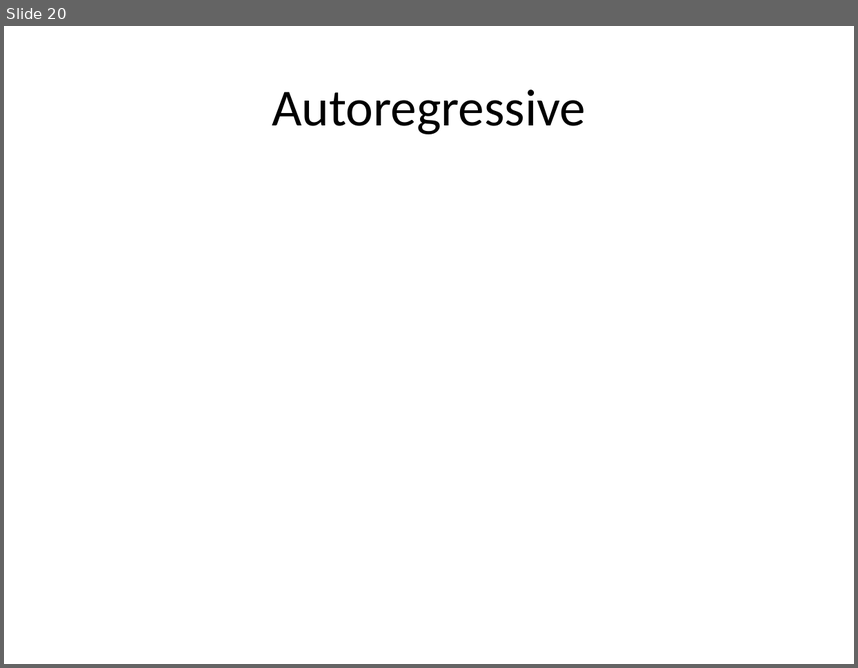
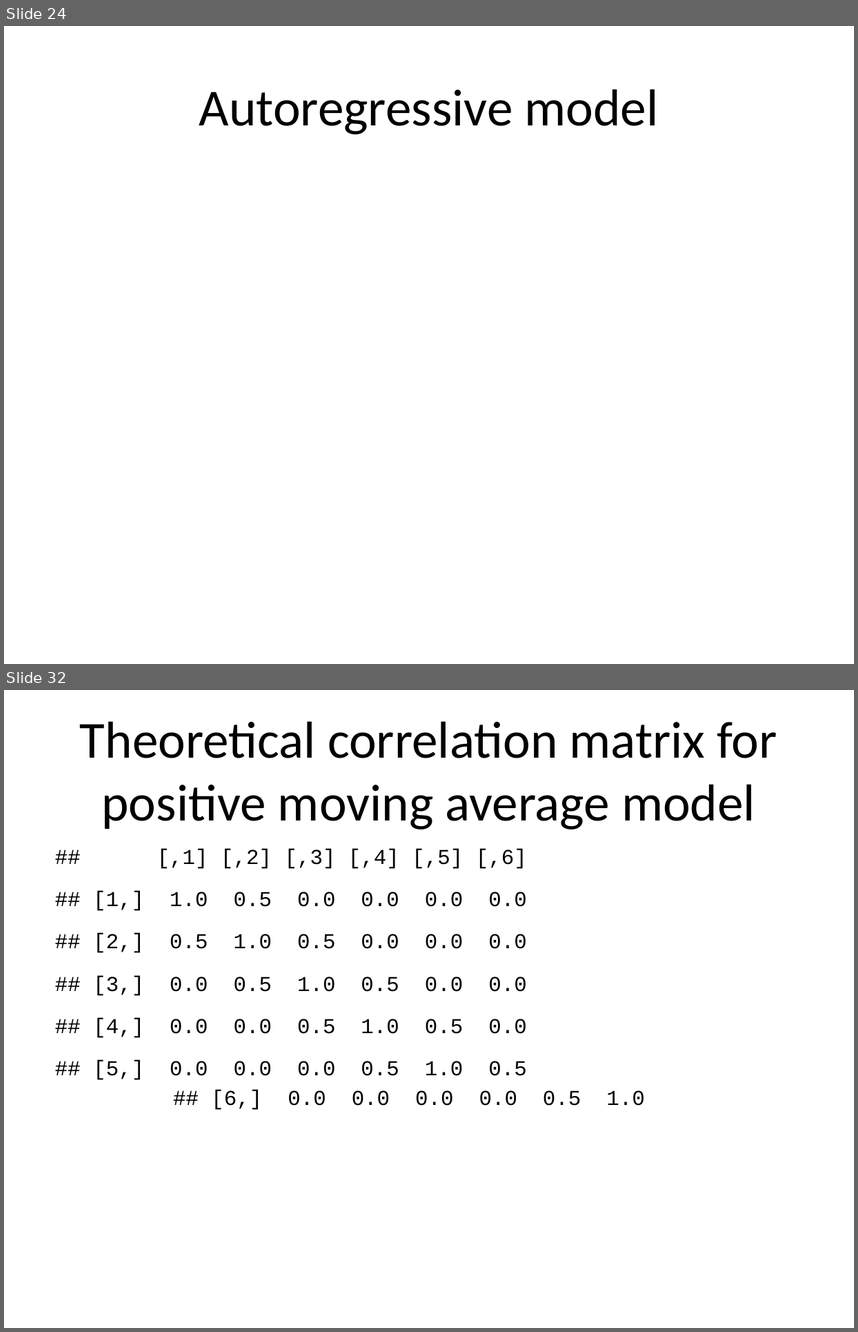
Before and after one commit to pmean/basic-time-series, a slide deck: src/basics.pptx. Shown one above the other, each under a label of ours: slide 20 before the commit, slides 24 and 32 after it; the slides between them are not shown. The pictures are 858x668 and 858x1332 pixels, drawn with LibreOffice and Linux fonts; fonts in the diff are those of the drawing. Boxes give left, top, right and bottom in pixels: in the first picture for what was removed or moved away, otherwise in the second. Text is boxed around its words. In the diff, an @@ line names an element or a change of style, - is before the commit and + after.

```diff
--- a/src/basics.pptx
+++ b/src/basics.pptx
@@ slide 32 added at (x1=4, y1=690, x2=854, y2=1328), background #FFFFFF @@
@@ title added at (x1=80, y1=721, x2=777, y2=829), 44 pt, text #000000 @@
+Theoretical correlation matrix for positive moving average model
@@ text added at (x1=93, y1=849, x2=644, y2=1110), 18 pt, text #000000 @@
+## [,1] [,2] [,3] [,4] [,5] [,6]
+## [1,] 1.0 0.5 0.0 0.0 0.0 0.0
+## [2,] 0.5 1.0 0.5 0.0 0.0 0.0
+## [3,] 0.0 0.5 1.0 0.5 0.0 0.0
+## [4,] 0.0 0.0 0.5 1.0 0.5 0.0
+## [5,] 0.0 0.0 0.0 0.5 1.0 0.5
+## [6,] 0.0 0.0 0.0 0.0 0.5 1.0
@@ what was slide 20 is now slide 24 @@
@@ slide 24 changed as well @@
@@ title at (x1=199, y1=89, x2=658, y2=134): text changed @@
-Autoregressive
+Autoregressive model
```
Also in this commit, not shown: 20 other slides changed, 32 other slides added, 9 slides removed, 1 other file.
